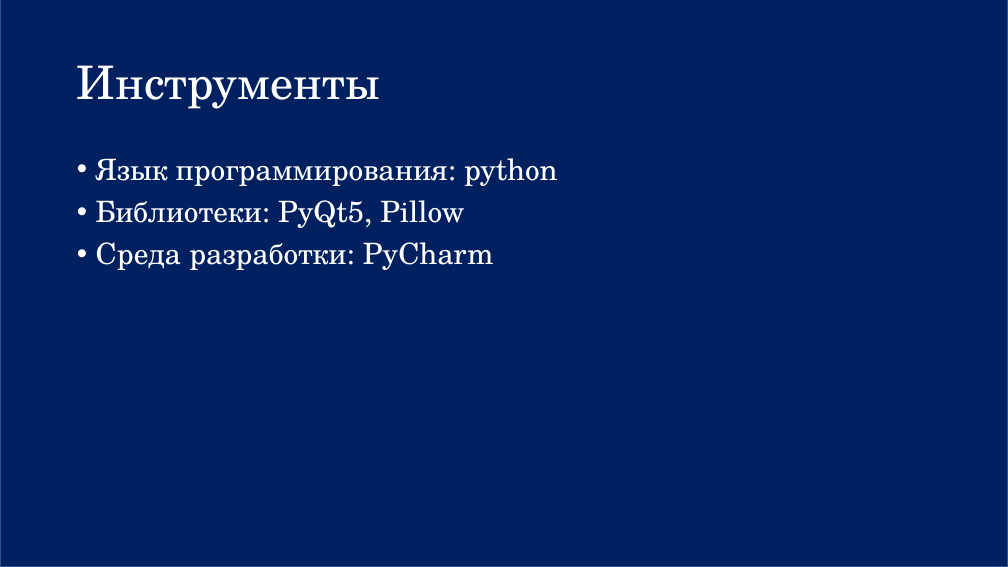
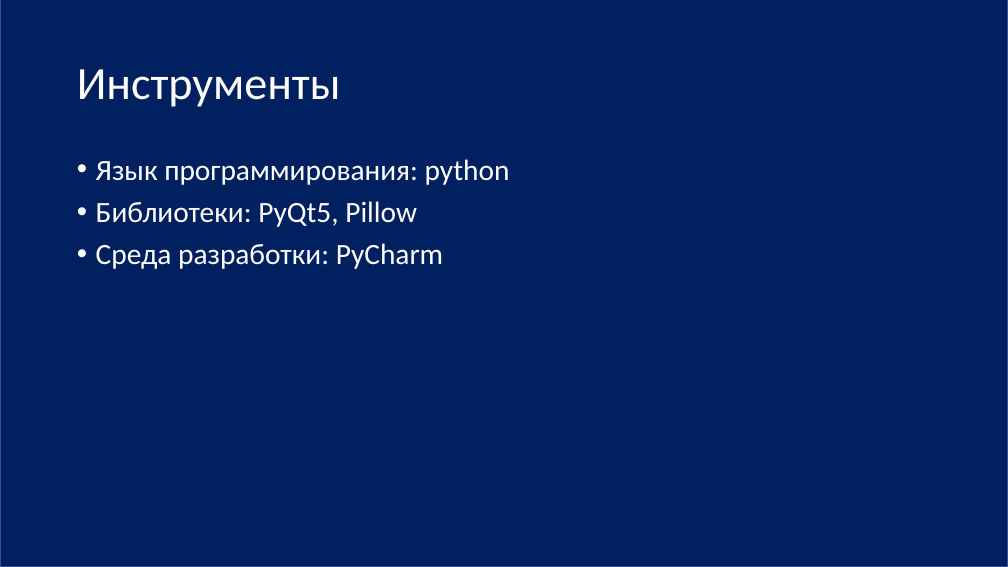
Before and after one commit to truly-a-moth/photozhop, a slide deck: slide 4 of ПРОЕКТ ПИТОН.pptx. Drawn at 1008x567 pixels with LibreOffice and Linux fonts; fonts in the diff are those of the drawing. Boxes give left, top, right and bottom in pixels: in the first picture for what was removed or moved away, otherwise in the second. Text is boxed around its words. In the diff, an @@ line names an element or a change of style, - is before the commit and + after.

```diff
--- a/ПРОЕКТ ПИТОН.pptx
+++ b/ПРОЕКТ ПИТОН.pptx
@@ title "Инструменты" at <box>77,69,341,107</box>: font TeX Gyre Schola to Calibri @@
@@ text "Язык программирования: python" at <box>96,159,510,269</box>: font TeX Gyre Schola to Calibri @@
```
Also in this commit, not shown: 6 other slides changed, 2 slides removed.
